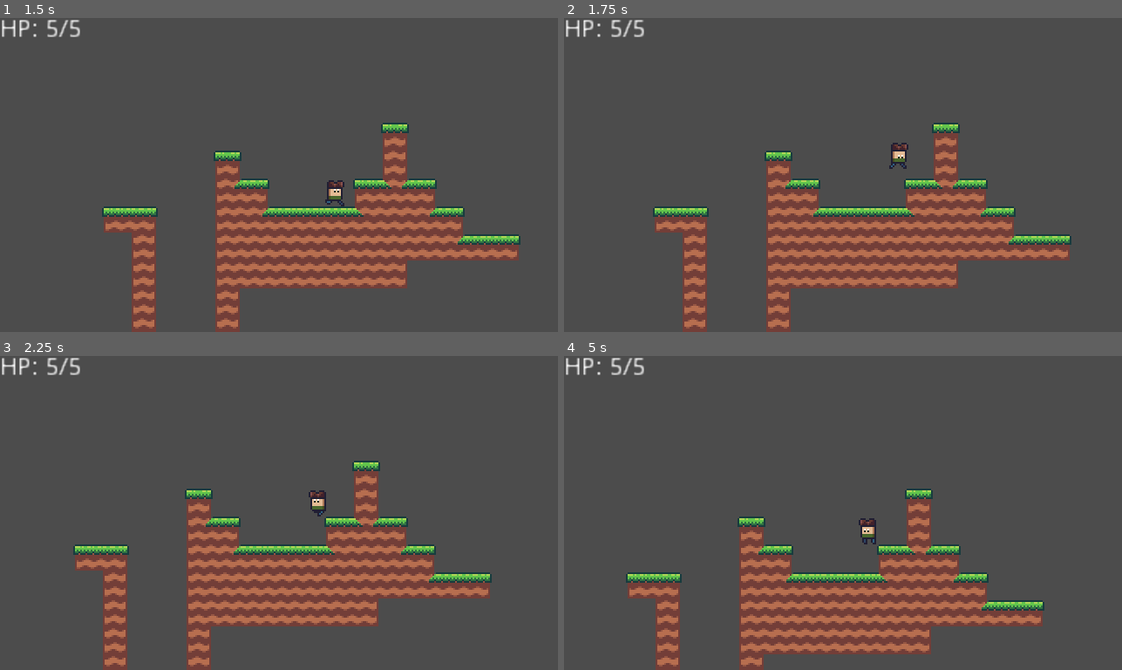
Above: before the commit, frames 1-4 (two rows, left to right).
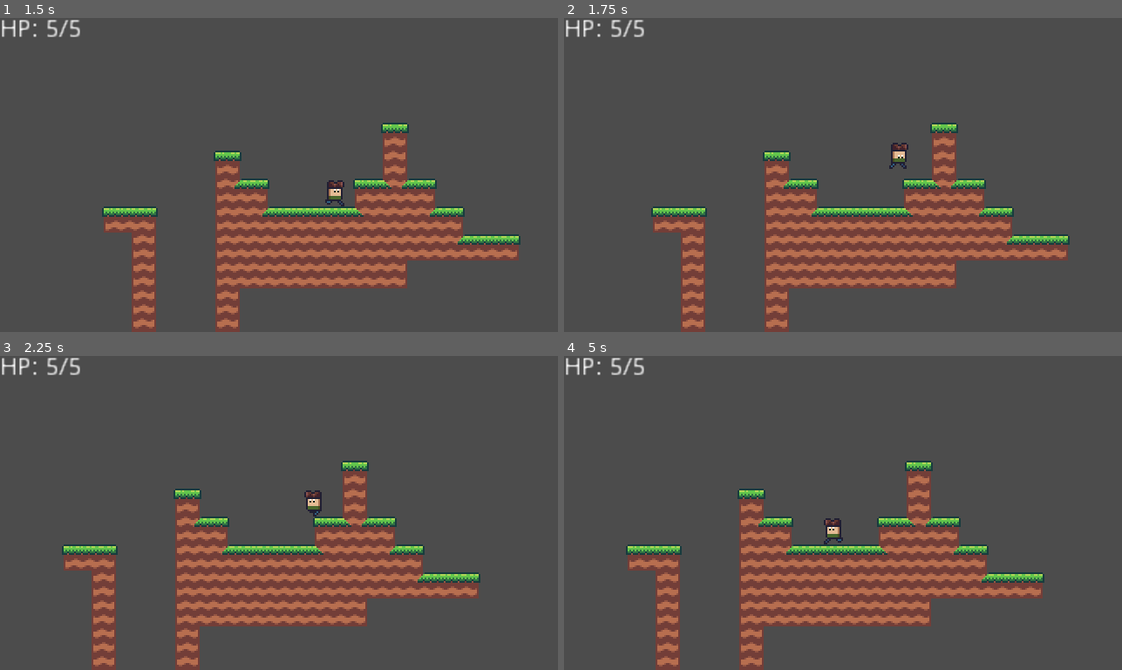
Above: after the commit, the same moments.

Repository: jasonrobwebster/Cave
Game: Godot game, scene res://scenes/debug.tscn
Two runs of this game, one before a commit and one after it. Both use one fixed random seed, a clock stepped at 60 frames per second and the inputs below.
Inputs:
- Up to frame 1 (1.5 s): tap Enter at 0.5 s; hold Right (ui_right) from 0.53 s (still down); tap Space (jump) at 0.77 s
- Up to frame 2 (1.75 s): keep holding Right (ui_right); tap Space (jump) at 1.52 s
- Up to frame 3 (2.25 s): release Right (ui_right) at 2.03 s; hold Left (ui_left) from 2.03 s (still down)
- Up to frame 4 (5 s): release Left (ui_left) at 2.78 s; hold Right (ui_right) 2.78-4.28 s; tap Space (jump) at 3.02, 3.77, 4.25, 4.52 s; hold Left (ui_left) from 4.28 s (still down)

Frame 1 is identical in both runs. In frame 2, 4.7% of the frame differs, in the area x 15-91%, y 33-100%; in frame 3, 9.7%; in frame 4, 13%, in the area x 11-87%, y 33-95%.

Commit message:
increased in air acceleration

Diff:
--- a/player/Jump.gd
+++ b/player/Jump.gd
@@ -1,6 +1,6 @@
 extends "res://player/Motion.gd"
 
-const ACCELERATION := 1
+const ACCELERATION := 5
 const FRICTION := 0
 const HOVER_SPEED := 30
 const HOLD_SPEED := 30
